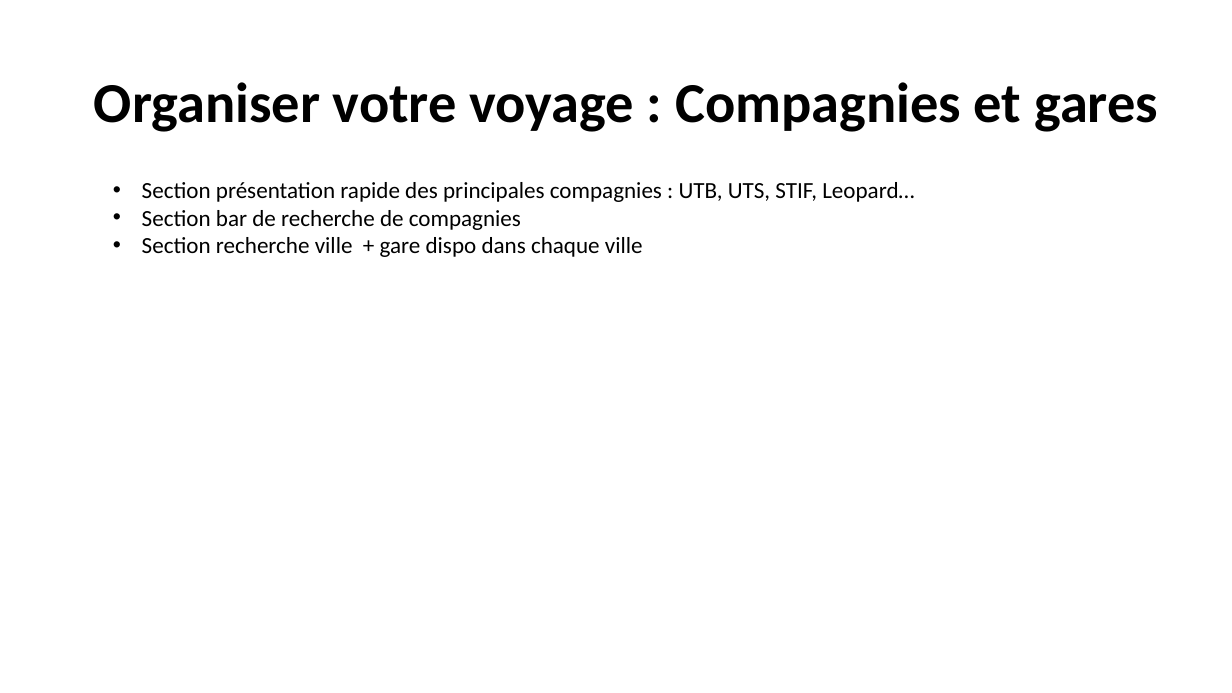
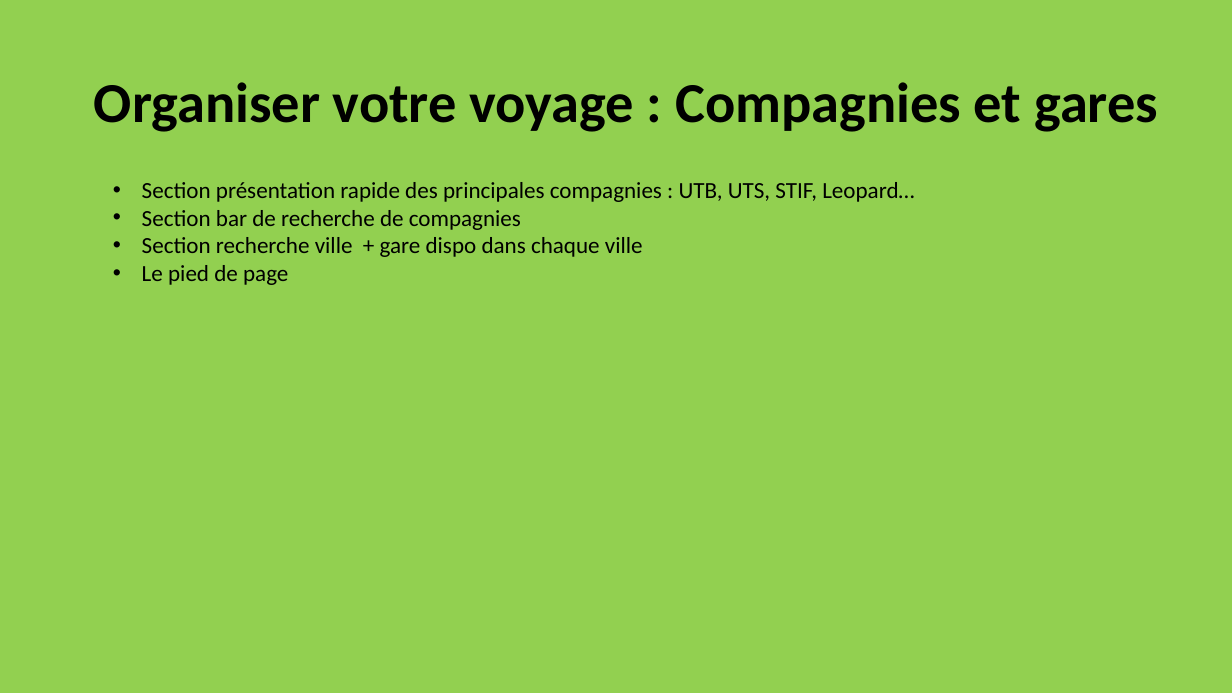
Before and after one commit to Traore-Yao/flash-go-Docs-repo-, a slide deck: slide 5 of plan du site.pptx. Drawn at 1232x693 pixels with LibreOffice and Linux fonts; fonts in the diff are those of the drawing. Boxes give left, top, right and bottom in pixels: in the first picture for what was removed or moved away, otherwise in the second. Text is boxed around its words. In the diff, an @@ line names an element or a change of style, - is before the commit and + after.

```diff
--- a/plan du site.pptx
+++ b/plan du site.pptx
@@ background #FFFFFF to #92D050 @@
@@ text at (x1=142, y1=265, x2=288, y2=285): paragraph added @@
+• Le pied de page
```
Also in this commit, not shown: 5 other slides changed, 7 slides added.
